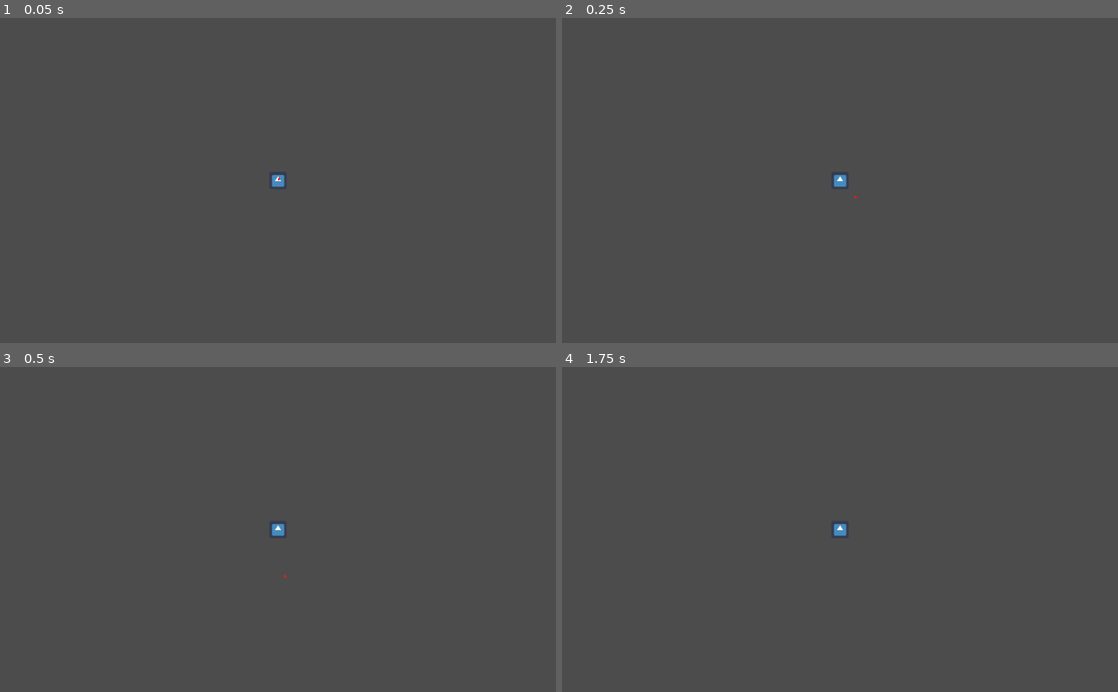
Above: before the commit, frames 1-4 (two rows, left to right).
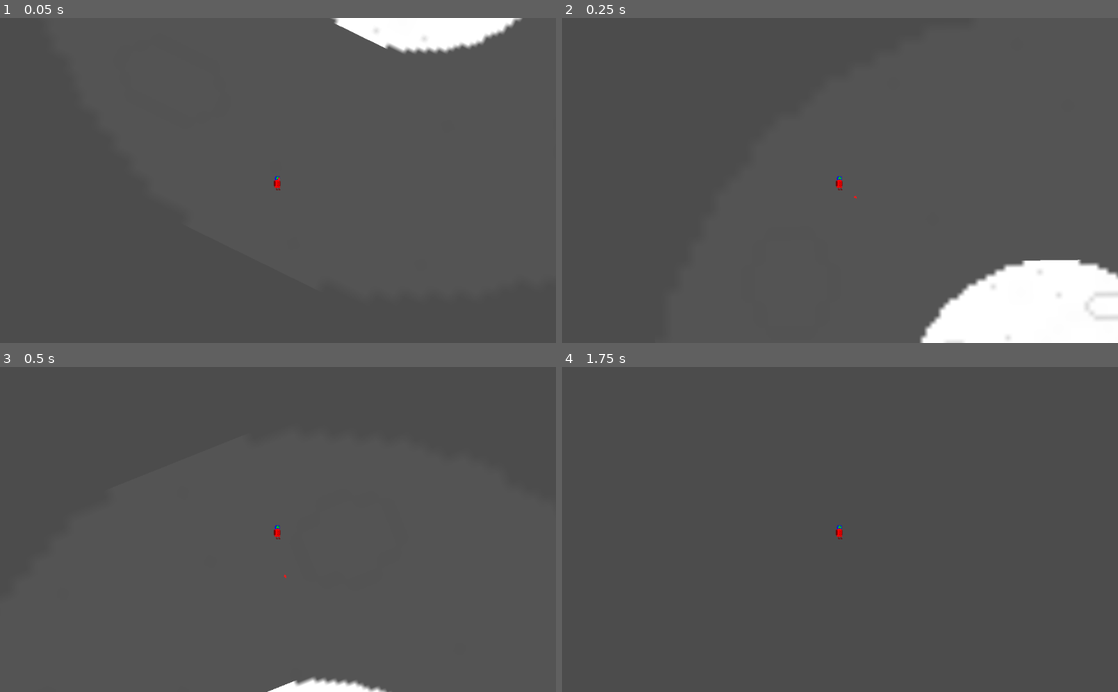
Above: after the commit, the same moments.

Repository: GameDevLatam/gameoff2020-jam
Game: Godot game, scene res://Node2D.tscn
Same seed, same stepped clock (60 frames per second), same inputs: the game is played once before the commit and once after it. The engine's default icon, where the game draws it, is replaced by a stand-in: a white triangle on a blue panel in a dark square.
Inputs:
- Up to frame 1 (0.05 s): no input
- Up to frame 2 (0.25 s): no input
- Up to frame 3 (0.5 s): no input
- Up to frame 4 (1.75 s): hold Right 0.53-1.28 s; hold Z 0.53-1.28 s; tap Enter at 1.25 s; hold Left from 1.28 s (still down); tap Z at 1.35 s

The runs differ from the first frame. In frame 1, 2.7% of the frame differs, in the area x 48-94%, y 0-53%; in frame 2, 7.5%, in the area x 48-100%, y 47-100%; in frame 3, 0.8%; in frame 4, less than 0.1%.

Commit message:
added assets and planets rotation

Diff:
--- a/src/Node2D.tscn
+++ b/src/Node2D.tscn
@@ -1,25 +1,51 @@
-[gd_scene load_steps=8 format=2]
+[gd_scene load_steps=14 format=2]
 
 [ext_resource path="res://RigidBody2D.gd" type="Script" id=1]
 [ext_resource path="res://icon.png" type="Texture" id=2]
+[ext_resource path="res://planet.png" type="Texture" id=3]
+[ext_resource path="res://Planet.gd" type="Script" id=4]
+[ext_resource path="res://astronaut.png" type="Texture" id=5]
+
+[sub_resource type="CircleShape2D" id=1]
+radius = 376.324
 
 [sub_resource type="CircleShape2D" id=2]
-radius = 376.324
-
-[sub_resource type="CircleShape2D" id=1]
 radius = 142.612
 
-[sub_resource type="CircleShape2D" id=4]
+[sub_resource type="CircleShape2D" id=3]
 radius = 252.87
 
-[sub_resource type="CircleShape2D" id=5]
+[sub_resource type="CircleShape2D" id=4]
 radius = 74.6437
 
-[sub_resource type="CircleShape2D" id=3]
+[sub_resource type="CircleShape2D" id=5]
+
+[sub_resource type="Gradient" id=7]
+offsets = PoolRealArray( 0, 0.00544959, 0.129428, 0.771117, 1 )
+colors = PoolColorArray( 0, 0, 0, 1, 0.0640327, 0.0640327, 0.0640327, 1, 1, 1, 1, 1, 1, 1, 1, 1, 0, 0, 0, 1 )
+
+[sub_resource type="GradientTexture" id=8]
+gradient = SubResource( 7 )
+
+[sub_resource type="ParticlesMaterial" id=6]
+render_priority = -2
+lifetime_randomness = 0.84
+emission_shape = 2
+emission_box_extents = Vector3( 1000, 1000, 1 )
+flag_rotate_y = true
+flag_disable_z = true
+gravity = Vector3( 0, 0, 0 )
+orbit_velocity = 0.0
+orbit_velocity_random = 0.0
+color_ramp = SubResource( 8 )
 
 [node name="Node2D" type="Node2D"]
 
-[node name="StaticBody2D" type="StaticBody2D" parent="."]
+[node name="StaticBody2D" type="RigidBody2D" parent="."]
+mass = 1000.0
+gravity_scale = 0.0
+angular_velocity = 5.0
+script = ExtResource( 4 )
 
 [node name="Area2D" type="Area2D" parent="StaticBody2D"]
 space_override = 1
@@ -27,13 +53,26 @@
 gravity_vec = Vector2( 0, 0 )
 
 [node name="CollisionShape2D" type="CollisionShape2D" parent="StaticBody2D/Area2D"]
+shape = SubResource( 1 )
+
+[node name="CollisionShape2D" type="CollisionShape2D" parent="StaticBody2D"]
 shape = SubResource( 2 )
 
-[node name="CollisionShape2D" type="CollisionShape2D" parent="StaticBody2D"]
-shape = SubResource( 1 )
+[node name="Body" type="Sprite" parent="StaticBody2D"]
+scale = Vector2( 4.30625, 4.30625 )
+texture = ExtResource( 3 )
 
-[node name="StaticBody2D2" type="StaticBody2D" parent="."]
+[node name="Area" type="Sprite" parent="StaticBody2D"]
+modulate = Color( 1, 1, 1, 0.0470588 )
+scale = Vector2( 11.4348, 11.4348 )
+texture = ExtResource( 3 )
+
+[node name="StaticBody2D2" type="RigidBody2D" parent="."]
 position = Vector2( 338.847, -396.972 )
+mass = 1000.0
+linear_damp = 0.0
+angular_velocity = 1.002
+script = ExtResource( 4 )
 
 [node name="Area2D" type="Area2D" parent="StaticBody2D2"]
 space_override = 1
@@ -42,10 +81,19 @@
 gravity = 49.0
 
 [node name="CollisionShape2D" type="CollisionShape2D" parent="StaticBody2D2/Area2D"]
+shape = SubResource( 3 )
+
+[node name="CollisionShape2D" type="CollisionShape2D" parent="StaticBody2D2"]
 shape = SubResource( 4 )
 
-[node name="CollisionShape2D" type="CollisionShape2D" parent="StaticBody2D2"]
-shape = SubResource( 5 )
+[node name="Body" type="Sprite" parent="StaticBody2D2"]
+scale = Vector2( 2.41412, 2.41412 )
+texture = ExtResource( 3 )
+
+[node name="Area" type="Sprite" parent="StaticBody2D2"]
+modulate = Color( 1, 1, 1, 0.0196078 )
+scale = Vector2( 7.64169, 7.64169 )
+texture = ExtResource( 3 )
 
 [node name="RigidBody2D" type="RigidBody2D" parent="."]
 position = Vector2( -56.1973, 285.654 )
@@ -55,11 +103,11 @@
 script = ExtResource( 1 )
 
 [node name="CollisionShape2D" type="CollisionShape2D" parent="RigidBody2D"]
-shape = SubResource( 3 )
+shape = SubResource( 5 )
 
 [node name="icon" type="Sprite" parent="RigidBody2D"]
-scale = Vector2( 0.25, 0.25 )
-texture = ExtResource( 2 )
+scale = Vector2( 0.557127, 0.557127 )
+texture = ExtResource( 5 )
 
 [node name="Camera2D" type="Camera2D" parent="RigidBody2D/icon"]
 rotating = true
@@ -69,3 +117,13 @@
 [node name="Polygon2D" type="Polygon2D" parent="RigidBody2D"]
 color = Color( 1, 0.0901961, 0.0901961, 1 )
 polygon = PoolVector2Array( -1.00858, 0.309216, 0.0151367, -1.77753, 1.31442, 0.191097, 0.0151367, 1.64788 )
+
+[node name="Particles2D" type="Particles2D" parent="RigidBody2D"]
+position = Vector2( 2.1959, -2.64673 )
+z_index = -2
+lifetime = 100.0
+randomness = 0.46
+visibility_rect = Rect2( -100, -100, 200.172, 200 )
+local_coords = false
+process_material = SubResource( 6 )
+texture = ExtResource( 2 )
--- /dev/null
+++ b/src/Planet.gd
@@ -0,0 +1,18 @@
+extends RigidBody2D
+
+
+# Declare member variables here. Examples:
+# var a = 2
+# var b = "text"
+
+
+# Called when the node enters the scene tree for the first time.
+func _ready():
+#	set_angular_velocity(10);
+	pass # Replace with function body.
+
+
+# Called every frame. 'delta' is the elapsed time since the previous frame.
+func _physics_process(delta):
+#	rotation += delta;
+	pass
Binary file added: src/astronaut.ase
Binary file added: src/astronaut.png
Not shown, added: src/astronaut.png.import
Binary file added: src/planet.ase
Binary file added: src/planet.png
Not shown, added: src/planet.png.import
